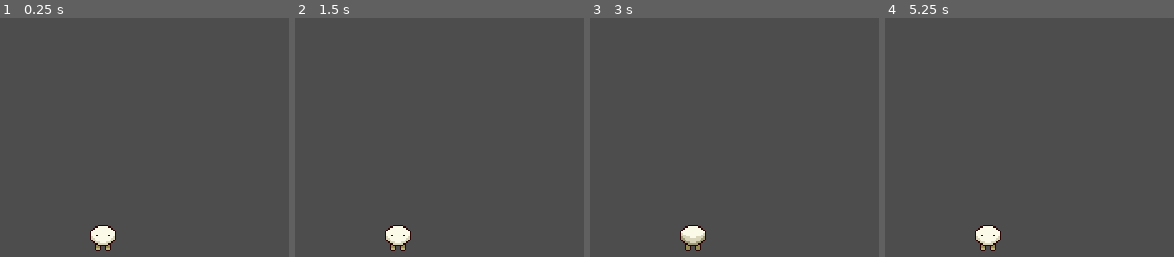
Above: before the commit, frames 1-4 (left to right).
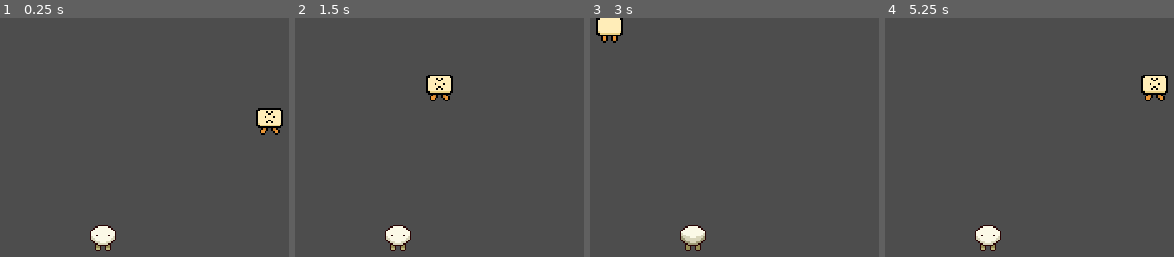
Above: after the commit, the same moments.

Repository: NikhilMaalige/ProjectYearmid2.0
Game: Godot game, scene res://scenes/game.tscn
Same seed, same stepped clock (60 frames per second), same inputs: the game is played once before the commit and once after it. This scene is started directly instead of the project's main scene.
Inputs:
- Up to frame 1 (0.25 s): no input
- Up to frame 2 (1.5 s): tap Enter at 0.5 s; hold Right (ui_right) 0.53-1.28 s; hold Down (ui_down) from 1.28 s (still down)
- Up to frame 3 (3 s): release Down (ui_down) at 2.03 s; hold Right (ui_right) 2.03-2.78 s; tap Space at 2.75 s; hold Up (ui_up) from 2.78 s (still down)
- Up to frame 4 (5.25 s): release Up (ui_up) at 3.53 s; hold Left (ui_left) 3.53-5.03 s; hold Down (ui_down) from 5.03 s (still down)

The runs differ from the first frame. In frame 1, 0.9% of the frame differs, in the area x 88-98%, y 37-49%; in frame 2, 0.9%; in frame 3, 0.8%; in frame 4, 0.9%.

Commit message:
enemy movement

Diff:
--- /dev/null
+++ b/scenes/enermy_1.gd
@@ -0,0 +1,37 @@
+extends CharacterBody2D
+
+var speed2 = 27
+var player_chase = false
+var player = null
+@onready var animations_enemy = $Enermy1Animation
+
+func _physics_process(delta):
+	if player_chase:
+		position += (player.position - position)/speed2
+
+		var moveDirection2 = Input.get_vector("ui_left" , "ui_right", "ui_up" , "ui_down")
+		velocity = moveDirection2*speed2
+
+		if velocity.length() != 0:
+			var direction = "down"
+			if velocity.x <0: direction = "left"
+			elif velocity.x > 0: direction = "right"
+			elif velocity.y < 0: direction = "up"
+			animations_enemy.play("enemy1_walk_" + direction)
+		else:
+			animations_enemy.stop()
+
+
+
+
+
+func _on_detection_area_body_entered(body):
+	player = body
+	player_chase = true
+
+
+func _on_detection_area_body_exited(body):
+	player = null
+	player_chase = false
+	animations_enemy.play("enemy1_walk_down")
+	animations_enemy.stop()
--- a/scenes/enermy_1.tscn
+++ b/scenes/enermy_1.tscn
@@ -1,5 +1,6 @@
-[gd_scene load_steps=8 format=3 uid="uid://tkmx8vcoowpw"]
+[gd_scene load_steps=10 format=3 uid="uid://tkmx8vcoowpw"]
 
+[ext_resource type="Script" path="res://scenes/enermy_1.gd" id="1_7clkb"]
 [ext_resource type="Texture2D" uid="uid://wcjpjroopbjc" path="res://enemy-1-walk.png" id="1_jfpbx"]
 
 [sub_resource type="Animation" id="Animation_27aro"]
@@ -78,9 +79,14 @@
 "enemy1_walk_up": SubResource("Animation_o30xh")
 }
 
-[sub_resource type="RectangleShape2D" id="RectangleShape2D_ualjq"]
+[sub_resource type="RectangleShape2D" id="RectangleShape2D_25dyn"]
+size = Vector2(16, 16)
+
+[sub_resource type="CircleShape2D" id="CircleShape2D_a4ea4"]
+radius = 40.05
 
 [node name="Enermy1" type="CharacterBody2D"]
+script = ExtResource("1_7clkb")
 
 [node name="Enermy1" type="Sprite2D" parent="."]
 texture_filter = 1
@@ -88,7 +94,6 @@
 texture = ExtResource("1_jfpbx")
 hframes = 4
 vframes = 3
-frame = 2
 
 [node name="Enermy1Animation" type="AnimationPlayer" parent="."]
 root_node = NodePath("../Enermy1")
@@ -97,4 +102,16 @@
 }
 
 [node name="CollisionShape2D" type="CollisionShape2D" parent="."]
-shape = SubResource("RectangleShape2D_ualjq")
+position = Vector2(233, 112)
+shape = SubResource("RectangleShape2D_25dyn")
+
+[node name="detection_area" type="Area2D" parent="."]
+collision_layer = 2
+collision_mask = 7
+
+[node name="CollisionShape2D" type="CollisionShape2D" parent="detection_area"]
+position = Vector2(233, 112)
+shape = SubResource("CircleShape2D_a4ea4")
+
+[connection signal="body_entered" from="detection_area" to="." method="_on_detection_area_body_entered"]
+[connection signal="body_exited" from="detection_area" to="." method="_on_detection_area_body_exited"]
--- a/scenes/game.tscn
+++ b/scenes/game.tscn
@@ -1,7 +1,8 @@
-[gd_scene load_steps=3 format=3 uid="uid://b27oduagypddw"]
+[gd_scene load_steps=4 format=3 uid="uid://b27oduagypddw"]
 
 [ext_resource type="Script" path="res://game.gd" id="1_rd5iv"]
 [ext_resource type="PackedScene" uid="uid://shbhdbop3csh" path="res://scenes/player.tscn" id="2_2namv"]
+[ext_resource type="PackedScene" uid="uid://tkmx8vcoowpw" path="res://scenes/enermy_1.tscn" id="3_ydfdr"]
 
 [node name="Game" type="Node2D"]
 script = ExtResource("1_rd5iv")
@@ -10,3 +11,6 @@
 
 [node name="Camera2D" type="Camera2D" parent="CharacterBody2D"]
 position = Vector2(240, 135)
+
+[node name="Enermy1" parent="." instance=ExtResource("3_ydfdr")]
+position = Vector2(107, -50)
--- a/scenes/player.tscn
+++ b/scenes/player.tscn
@@ -83,6 +83,7 @@
 size = Vector2(16, 16)
 
 [node name="CharacterBody2D" type="CharacterBody2D"]
+collision_layer = 3
 motion_mode = 1
 script = ExtResource("1_5o6qu")
 
Not shown: 1 places in scenes/main.tscn that only renumber resources
